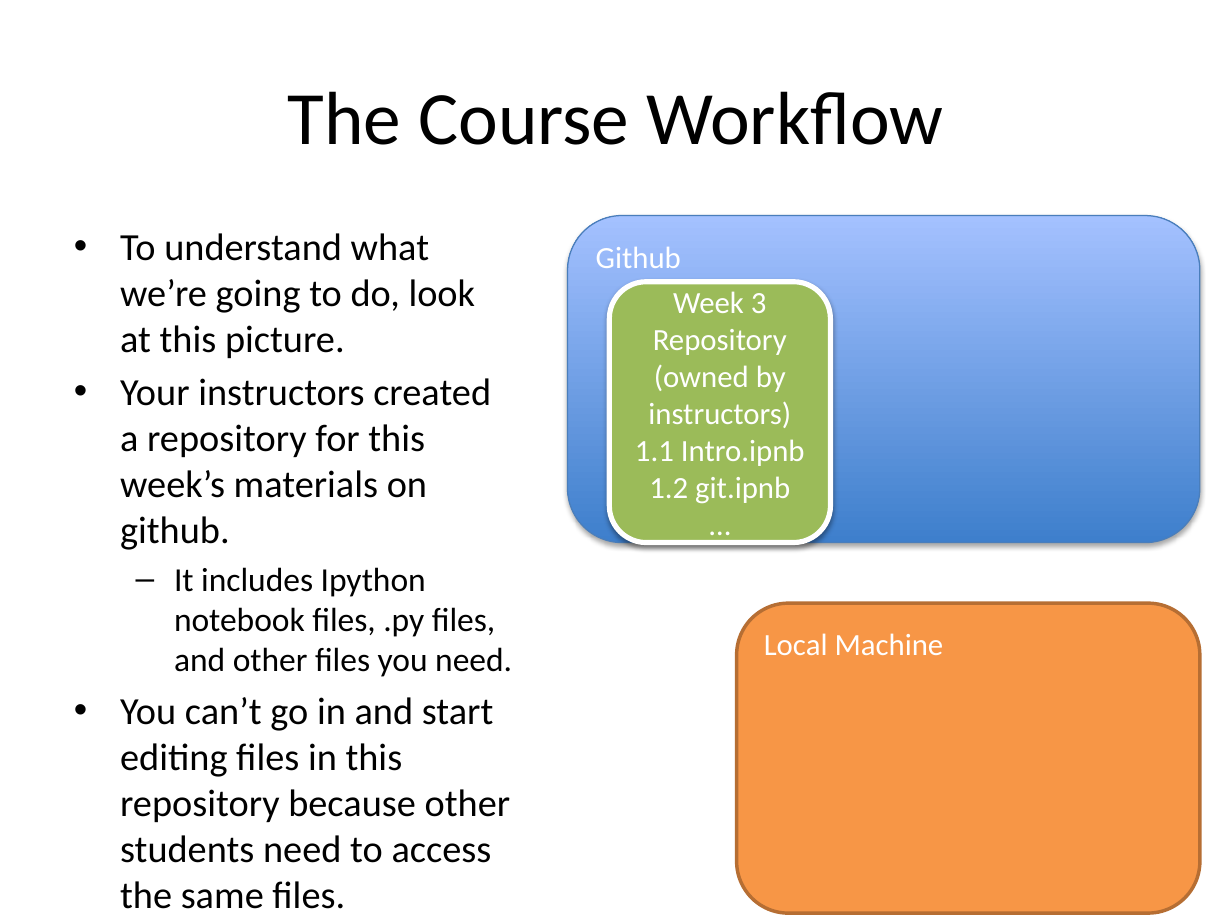
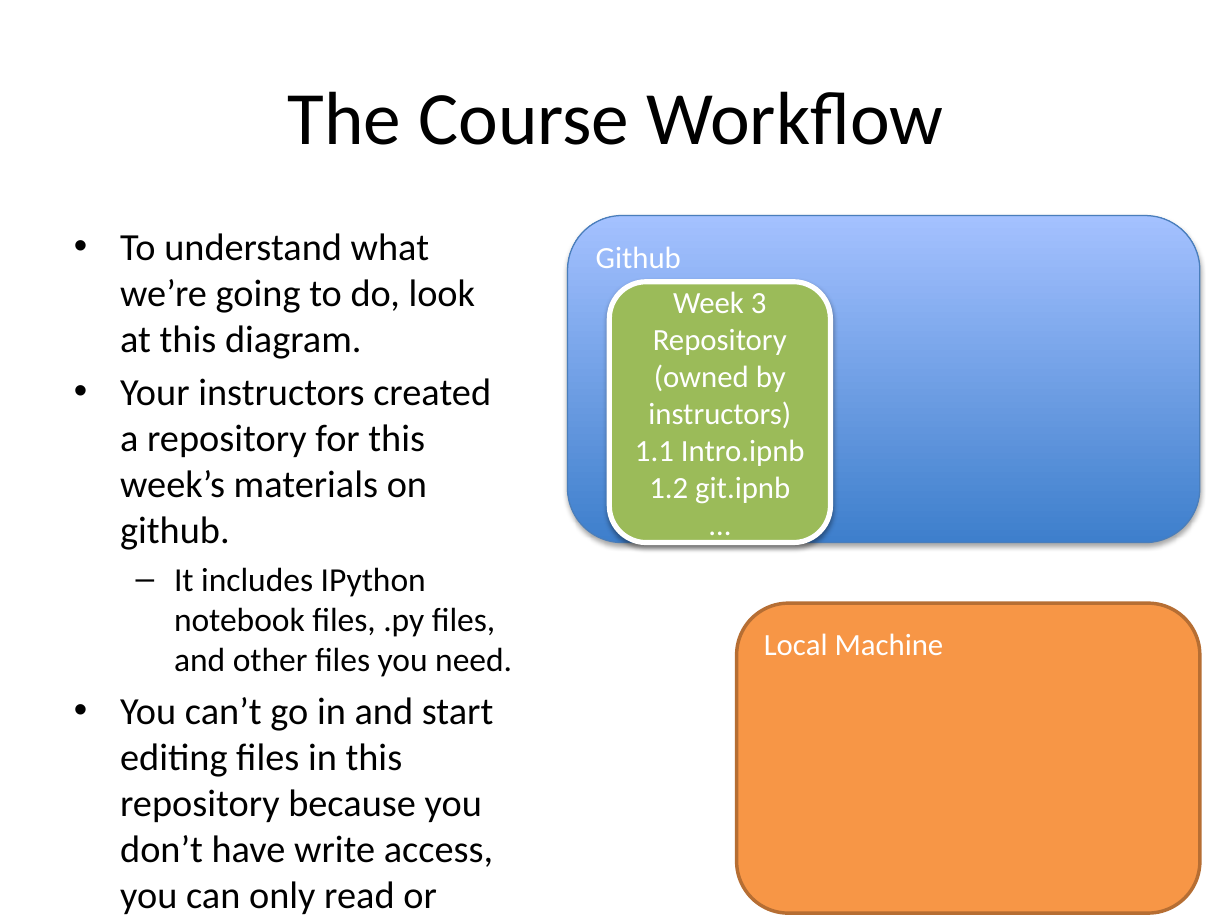
Before and after one commit to zengm71/Course-Overview, a slide deck: slide 1 of week_3/3.4 The Course Workflow.pptx. Drawn at 1232x924 pixels with LibreOffice and Linux fonts; fonts in the diff are those of the drawing. Boxes give left, top, right and bottom in pixels: in the first picture for what was removed or moved away, otherwise in the second. Text is boxed around its words. In the diff, an @@ line names an element or a change of style, - is before the commit and + after.

```diff
--- a/week_3/3.4 The Course Workflow.pptx
+++ b/week_3/3.4 The Course Workflow.pptx
@@ text at (120, 233, 476, 359): text changed @@
-• To understand what we’re going to do, look at this picture.
+• To understand what we’re going to do, look at this diagram.
@@ text at (120, 567, 512, 915): text changed @@
-  – It includes Ipython notebook files, .py files, and other files you need.
-• You can’t go in and start editing files in this repository because other students need to access the same files.
+  – It includes IPython notebook files, .py files, and other files you need.
+• You can’t go in and start editing files in this repository because you don’t have write access, you can only read or copy these files.
```
Also in this commit, not shown: 2 other slides changed, 4 other files.
